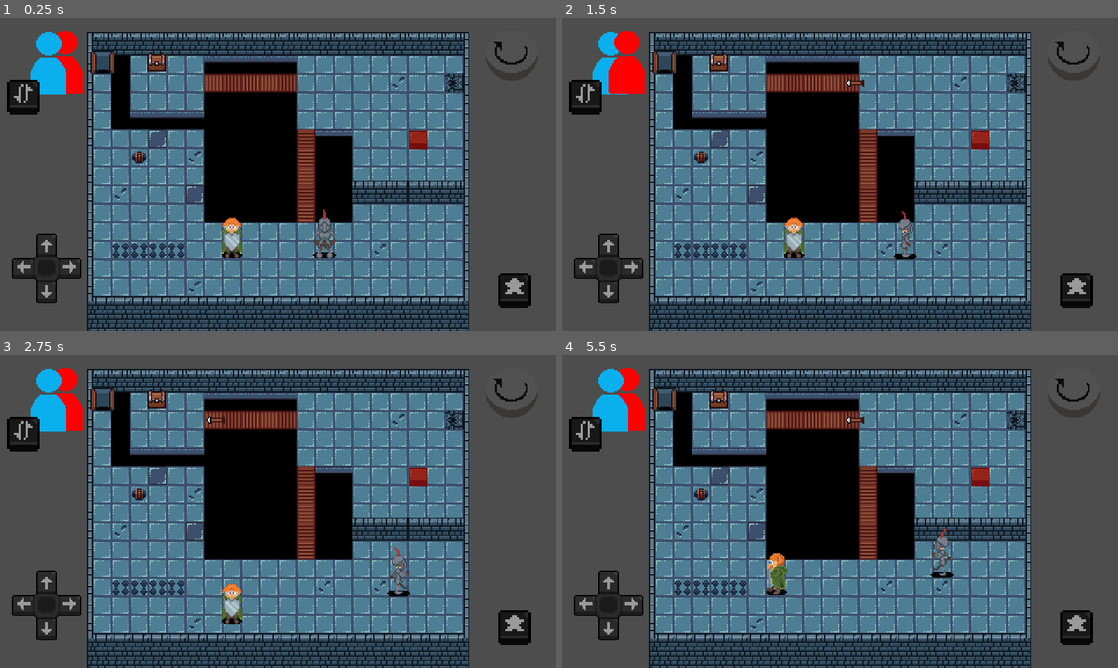
Above: before the commit, frames 1-4 (two rows, left to right).
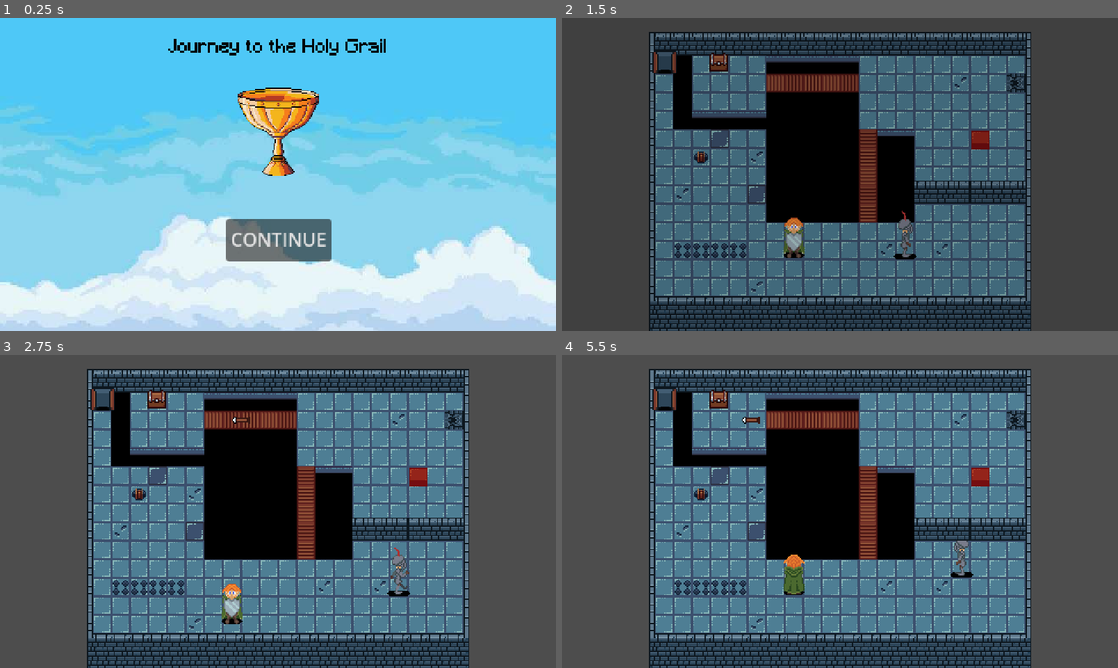
Above: after the commit, the same moments.

Repository: gumaciel/awesome-game-jam-01
Game: Godot game, scene res://scenes/main/main.tscn
Two runs of this game, one before a commit and one after it. Both use one fixed random seed, a clock stepped at 60 frames per second and the inputs below. The engine's default icon, where the game draws it, is replaced by a stand-in: a white triangle on a blue panel in a dark square.
Inputs (mouse positions are in pixels of both pictures, inside the frame that each line leads up to):
- Up to frame 1 (0.25 s): no input
- Up to frame 2 (1.5 s): click (840, 240) at 0.5 s, where only the run after the commit has a clickable "CONTINUE"; move the mouse to (962, 158) at 1.27 s; hold D (move_right) from 1.28 s (still down); hold J (alternate) from 1.28 s (still down); click (962, 158) at 1.42 s
- Up to frame 3 (2.75 s): move the mouse to (166, 527) at 2.02 s; release D (move_right) at 2.03 s; release J (alternate) at 2.03 s; hold S (move_down) from 2.03 s (still down); tap J (alternate) at 2.1 s; click (166, 527) at 2.17 s
- Up to frame 4 (5.5 s): move the mouse to (895, 442) at 2.77 s; release S (move_down) at 2.78 s; hold D (move_right) 2.78-3.53 s; hold J (alternate) 2.78-3.53 s; click (895, 442) at 2.92 s; move the mouse to (812, 574) at 3.52 s; hold W (move_up) 3.53-4.28 s; tap J (alternate) at 3.6, 5.1 s; click (812, 574) at 3.67 s; move the mouse to (1006, 558) at 4.27 s; hold J (alternate) 4.28-5.03 s; hold A (move_left) from 4.28 s (still down); click (1006, 558) at 4.42 s; tap Escape (configuration, bound only after the commit) at 4.9 s; move the mouse to (673, 464) at 5.02 s; click (673, 464) at 5.17 s

The runs differ from the first frame. In frame 1, 100% of the frame differs, in the area x 0-100%, y 0-100%; in frame 2, 31%; in frame 3, 4.3%; in frame 4, 5.6%.

Commit message:
feat: hide buttons if not Mobile

Diff:
--- a/project.godot
+++ b/project.godot
@@ -15,7 +15,7 @@
 config/features=PackedStringArray("4.1", "GL Compatibility")
 run/max_fps=60
 config/icon="res://icon.png"
-run/main_scene.debug="res://scenes/levels/test_scene.tscn"
+run/main_scene.debug="res://scenes/main/main.tscn"
 
 [autoload]
 
@@ -68,6 +68,11 @@
 "events": [Object(InputEventKey,"resource_local_to_scene":false,"resource_name":"","device":-1,"window_id":0,"alt_pressed":false,"shift_pressed":false,"ctrl_pressed":false,"meta_pressed":false,"pressed":false,"keycode":0,"physical_keycode":68,"key_label":0,"unicode":100,"echo":false,"script":null)
 ]
 }
+configuration={
+"deadzone": 0.5,
+"events": [Object(InputEventKey,"resource_local_to_scene":false,"resource_name":"","device":-1,"window_id":0,"alt_pressed":false,"shift_pressed":false,"ctrl_pressed":false,"meta_pressed":false,"pressed":false,"keycode":0,"physical_keycode":4194305,"key_label":0,"unicode":0,"echo":false,"script":null)
+]
+}
 
 [input_devices]
 
--- a/scenes/joystick/joystick.gd
+++ b/scenes/joystick/joystick.gd
@@ -13,7 +13,7 @@
 @onready var texture : TextureRect = $Texture
 var action_pressing : String
 
-func _process(delta):
+func _process(_delta):
 	if is_touching:
 		var delta_pos = get_local_mouse_position()
 		var actual_action_pressing : String
--- a/scenes/levels/test_scene.tscn
+++ b/scenes/levels/test_scene.tscn
@@ -28,8 +28,6 @@
 
 [node name="BackgroundColorRect" parent="." instance=ExtResource("1_hxbm2")]
 layout_mode = 1
-offset_left = 0.0
-offset_right = 0.0
 
 [node name="Scenario" type="TileMap" parent="."]
 tile_set = ExtResource("1_njrg8")
--- /dev/null
+++ b/scenes/main/main.gd
@@ -0,0 +1,4 @@
+extends Control
+
+func _ready():
+	Input.set_mouse_mode(Input.MOUSE_MODE_VISIBLE)
--- a/scenes/main/main.tscn
+++ b/scenes/main/main.tscn
@@ -1,7 +1,8 @@
-[gd_scene load_steps=6 format=3 uid="uid://breammdqa7tjk"]
+[gd_scene load_steps=7 format=3 uid="uid://breammdqa7tjk"]
 
 [ext_resource type="Texture2D" uid="uid://vfjwwvyleggy" path="res://scenes/main/assets/clouds.jpeg" id="1_5dpi3"]
 [ext_resource type="Script" path="res://scenes/main/continue.gd" id="1_364hj"]
+[ext_resource type="Script" path="res://scenes/main/main.gd" id="1_nkfih"]
 [ext_resource type="PackedScene" uid="uid://bykqtdbrsla4w" path="res://scenes/levels/test_scene.tscn" id="2_whuka"]
 [ext_resource type="Texture2D" uid="uid://cq02ymcxwelxi" path="res://scenes/main/assets/grail.png" id="3_fe45p"]
 [ext_resource type="FontFile" uid="uid://biey1n1udyjdk" path="res://assets/fonts/Minecraft.ttf" id="3_pqo8o"]
@@ -13,6 +14,7 @@
 anchor_bottom = 1.0
 grow_horizontal = 2
 grow_vertical = 2
+script = ExtResource("1_nkfih")
 
 [node name="Objects" type="Control" parent="."]
 layout_mode = 1
--- a/scenes/ui/background_color_rect.tscn
+++ b/scenes/ui/background_color_rect.tscn
@@ -6,10 +6,7 @@
 anchors_preset = 15
 anchor_right = 1.0
 anchor_bottom = 1.0
-offset_left = 1.0
-offset_right = 1.0
 grow_horizontal = 2
 grow_vertical = 2
 color = Color(0.207843, 0.27451, 0.388235, 1)
 script = ExtResource("1_i7u0d")
-metadata/_edit_use_anchors_ = true
--- a/scenes/ui/ui.tscn
+++ b/scenes/ui/ui.tscn
@@ -11,29 +11,35 @@
 [ext_resource type="Texture2D" uid="uid://c8epf72ln4di5" path="res://scenes/ui/assets/spr_swap_button_pressed.png" id="8_quc2u"]
 
 [node name="UI" type="Control"]
+process_mode = 3
 layout_mode = 3
 anchors_preset = 0
 script = ExtResource("1_y5268")
 
-[node name="InteractionButton" type="TouchScreenButton" parent="."]
+[node name="MobileButtons" type="Control" parent="."]
+anchors_preset = 0
+offset_right = 40.0
+offset_bottom = 40.0
+
+[node name="InteractionButton" type="TouchScreenButton" parent="MobileButtons"]
 position = Vector2(428, 218)
 scale = Vector2(2, 2)
 texture_normal = ExtResource("2_ksa3p")
 texture_pressed = ExtResource("3_helaa")
 action = "interaction"
 
-[node name="SettingsButton" type="TouchScreenButton" parent="."]
+[node name="SettingsButton" type="TouchScreenButton" parent="MobileButtons"]
 position = Vector2(410, 2)
 texture_normal = ExtResource("7_tg6ia")
 
-[node name="Joystick" parent="." instance=ExtResource("6_qyci7")]
+[node name="Joystick" parent="MobileButtons" instance=ExtResource("6_qyci7")]
 layout_mode = 1
-offset_left = 40.0
-offset_top = 215.0
-offset_right = 40.0
-offset_bottom = 215.0
+offset_left = 20.0
+offset_top = 195.0
+offset_right = 20.0
+offset_bottom = 195.0
 
-[node name="ChangeChar" type="TouchScreenButton" parent="."]
+[node name="ChangeChar" type="TouchScreenButton" parent="MobileButtons"]
 z_index = 5
 position = Vector2(4, 51)
 scale = Vector2(2, 2)
@@ -41,17 +47,17 @@
 texture_pressed = ExtResource("8_quc2u")
 action = "alternate"
 
-[node name="Players" type="Node2D" parent="ChangeChar"]
+[node name="Players" type="Node2D" parent="MobileButtons/ChangeChar"]
 z_index = -1
 position = Vector2(4, -23)
 scale = Vector2(0.5, 0.5)
 
-[node name="Player1" type="Sprite2D" parent="ChangeChar/Players"]
+[node name="Player1" type="Sprite2D" parent="MobileButtons/ChangeChar/Players"]
 unique_name_in_owner = true
 position = Vector2(32, 30)
 texture = ExtResource("6_cf3wm")
 
-[node name="Player2" type="Sprite2D" parent="ChangeChar/Players"]
+[node name="Player2" type="Sprite2D" parent="MobileButtons/ChangeChar/Players"]
 unique_name_in_owner = true
 position = Vector2(46, 29)
 texture = ExtResource("7_viu5p")
--- a/scenes/ui/ui_controller.gd
+++ b/scenes/ui/ui_controller.gd
@@ -10,15 +10,24 @@
 var z_index_inactive := -2
 
 func _ready():
+	Input.set_mouse_mode(Input.MOUSE_MODE_HIDDEN)
+	if not _is_mobile():
+		$MobileButtons.hide()
+
 	if not (player_1 && player_2):
 		push_error("Player must be setted")
 		return
 
 	_change_overlay()
 
+func _is_mobile() -> bool:
+	return OS.get_name() == "Android" or OS.get_name() == "iOS"
+
 func _input(event : InputEvent) -> void:
 	if event.is_action_pressed("alternate"):
 		_switch_char()
+	if event.is_action_pressed("configuration"):
+		_pause()
 
 func _switch_char() -> void:
 	player_1.active = not player_1.active
@@ -29,3 +38,9 @@
 func _change_overlay() -> void:
 	ui_player_1.z_index = z_index_active if player_1.active else z_index_inactive
 	ui_player_2.z_index = z_index_active if player_2.active else z_index_inactive
+
+func _pause() -> void:
+	get_tree().paused = !get_tree().paused
+
+	var input_mode := Input.MOUSE_MODE_VISIBLE if get_tree().paused else Input.MOUSE_MODE_HIDDEN
+	Input.set_mouse_mode(input_mode)
--- a/world/object_scripts/button.gd
+++ b/world/object_scripts/button.gd
@@ -1,13 +1,7 @@
 extends Area2D
 
-
-
-func _on_area_entered(area: Area2D) -> void:
+func _on_area_entered(_area: Area2D) -> void:
 	$ButtonSprite.frame = 1
 
-
-
-
-
-func _on_area_exited(area: Area2D) -> void:
+func _on_area_exited(_area: Area2D) -> void:
 	$ButtonSprite.frame = 0
